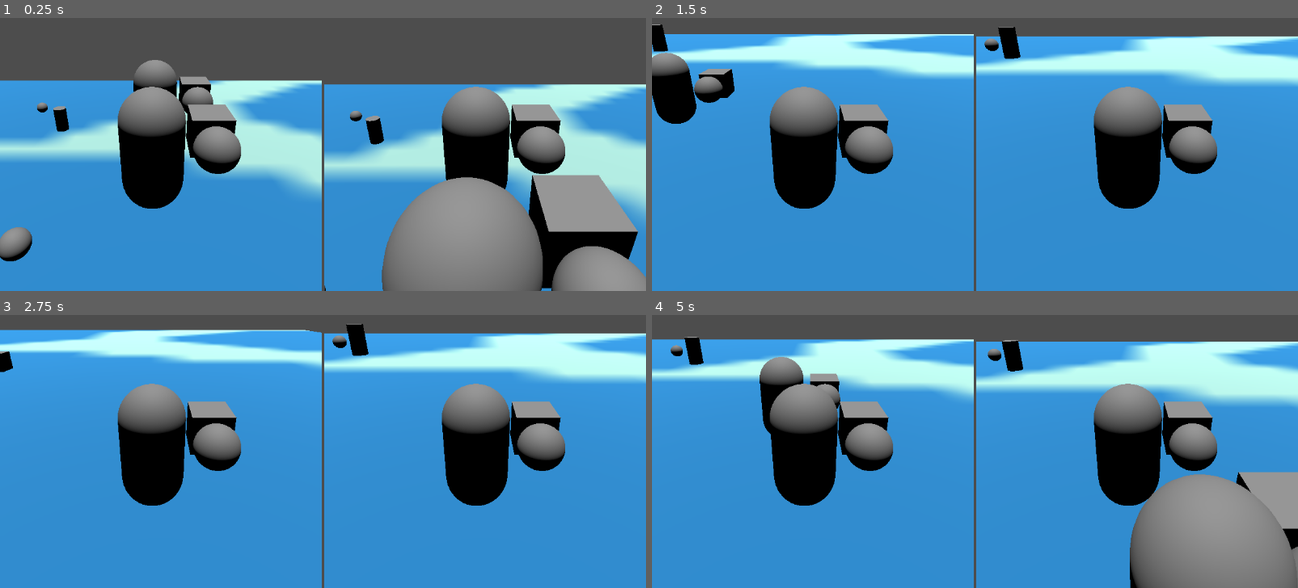
Above: before the commit, frames 1-4 (two rows, left to right).
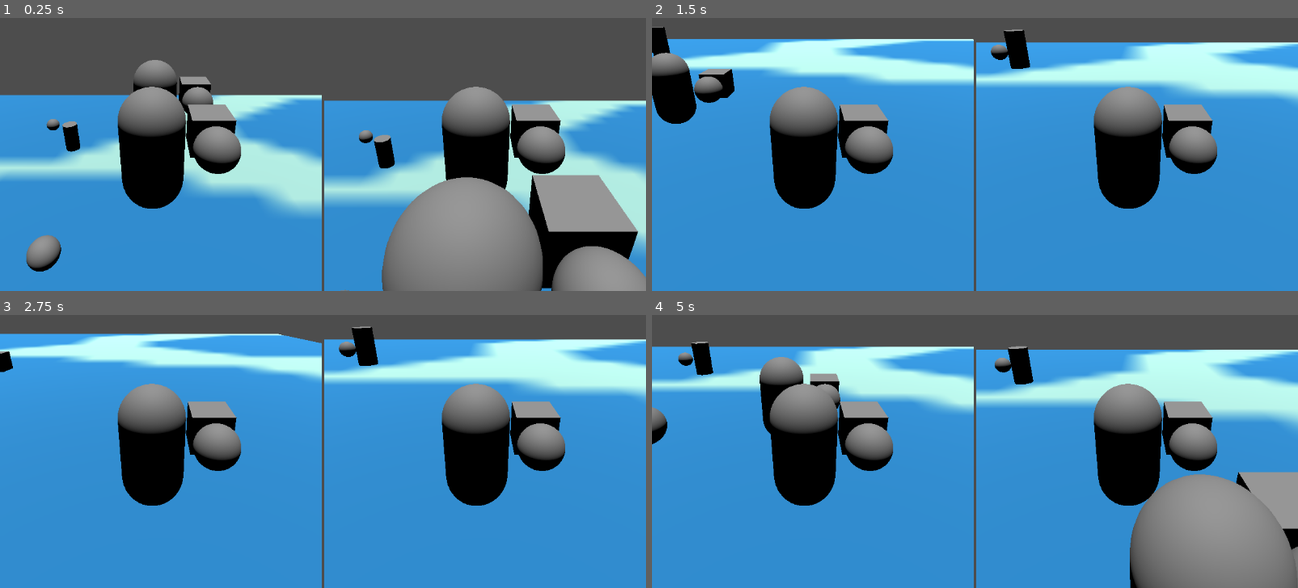
Above: after the commit, the same moments.

Repository: arry424/Chaunch
Game: Godot game, scene res://scenes/main.tscn
The game is run twice, just before and just after one commit, with the same random seed, the same clock (stepped at 60 frames per second) and the same inputs.
Inputs (mouse positions are in pixels of both pictures, inside the frame that each line leads up to):
- Up to frame 1 (0.25 s): no input
- Up to frame 2 (1.5 s): move the mouse to (1117, 91) at 0.52 s; hold D (move_right) 0.53-1.28 s; tap R (throw) at 0.6 s; tap Space (jump) at 0.77 s; move the mouse to (845, 127) at 1.27 s; hold S (move_back) from 1.28 s (still down); tap E (pick_up) at 1.35 s
- Up to frame 3 (2.75 s): tap Space (jump) at 1.52 s; tap R (throw) at 1.55, 2.3 s; move the mouse to (387, 325) at 2.02 s; release S (move_back) at 2.03 s; hold D (move_right) from 2.03 s (still down); tap Shift (sprint) at 2.1 s
- Up to frame 4 (5 s): move the mouse to (942, 478) at 2.77 s; release D (move_right) at 2.78 s; hold W (move_forward) 2.78-3.53 s; tap R (throw) at 2.85, 3.6, 4.55 s; tap Space (jump) at 3.02, 3.77, 4.52 s; move the mouse to (1168, 462) at 3.52 s; hold A (move_left) from 3.53 s (still down); move the mouse to (781, 353) at 4.27 s; tap E (pick_up) at 4.35 s

The runs differ from the first frame. In frame 1, 21% of the frame differs, in the area x 0-100%, y 22-100%; in frame 2, 12%; in frame 3, 11%; in frame 4, 14%.

Commit message:
world boundary

Diff:
--- a/code/chain.gd
+++ b/code/chain.gd
@@ -40,7 +40,7 @@
 		var direction_vector = ray.get_target_position()
 		#direction_vector = direction_vector.normalized()  # Normalize for unit length
 		print(direction_vector)
-		last_held_object.set_axis_velocity(Vector3(direction_vector.x * 1.5, 2, direction_vector.z * 1.5))
+		last_held_object.set_axis_velocity(Vector3(direction_vector.x * 3, 2, direction_vector.z * 3))
 		canPickUp = true
 
 
--- a/code/main.gd
+++ b/code/main.gd
@@ -16,8 +16,8 @@
 func _ready():
 	var throwable = rock_scn.instantiate()
 	for i in range(10):
-		var x = rng.randf_range(-30, 30)
-		var z_range = pow(900.0 - x**2, 0.5)
+		var x = rng.randf_range(-23, 23)
+		var z_range = pow(23**2 - x**2, 0.5)
 		var z = rng.randf_range(-z_range, z_range)
 		if i < 2:
 			throwable = tree_scn.instantiate()
--- a/code/player.gd
+++ b/code/player.gd
@@ -78,4 +78,4 @@
 		is_sprinting = false
 
 	#_rotate_camera(delta)
-	rotation.y -= Input.get_axis(rotate_left, rotate_right) * 0.5
+	rotation.y -= Input.get_axis(rotate_left, rotate_right) * 0.1
--- a/project.godot
+++ b/project.godot
@@ -20,26 +20,31 @@
 move_forward={
 "deadzone": 0.5,
 "events": [Object(InputEventKey,"resource_local_to_scene":false,"resource_name":"","device":-1,"window_id":0,"alt_pressed":false,"shift_pressed":false,"ctrl_pressed":false,"meta_pressed":false,"pressed":false,"keycode":0,"physical_keycode":87,"key_label":0,"unicode":119,"echo":false,"script":null)
+, null, Object(InputEventJoypadMotion,"resource_local_to_scene":false,"resource_name":"","device":0,"axis":1,"axis_value":-1.0,"script":null)
 ]
 }
 move_back={
 "deadzone": 0.5,
 "events": [Object(InputEventKey,"resource_local_to_scene":false,"resource_name":"","device":-1,"window_id":0,"alt_pressed":false,"shift_pressed":false,"ctrl_pressed":false,"meta_pressed":false,"pressed":false,"keycode":0,"physical_keycode":83,"key_label":0,"unicode":115,"echo":false,"script":null)
+, Object(InputEventJoypadMotion,"resource_local_to_scene":false,"resource_name":"","device":0,"axis":1,"axis_value":1.0,"script":null)
 ]
 }
 move_left={
 "deadzone": 0.5,
 "events": [Object(InputEventKey,"resource_local_to_scene":false,"resource_name":"","device":-1,"window_id":0,"alt_pressed":false,"shift_pressed":false,"ctrl_pressed":false,"meta_pressed":false,"pressed":false,"keycode":0,"physical_keycode":65,"key_label":0,"unicode":97,"echo":false,"script":null)
+, Object(InputEventJoypadMotion,"resource_local_to_scene":false,"resource_name":"","device":0,"axis":0,"axis_value":-1.0,"script":null)
 ]
 }
 move_right={
 "deadzone": 0.5,
 "events": [Object(InputEventKey,"resource_local_to_scene":false,"resource_name":"","device":-1,"window_id":0,"alt_pressed":false,"shift_pressed":false,"ctrl_pressed":false,"meta_pressed":false,"pressed":false,"keycode":0,"physical_keycode":68,"key_label":0,"unicode":100,"echo":false,"script":null)
+, Object(InputEventJoypadMotion,"resource_local_to_scene":false,"resource_name":"","device":0,"axis":0,"axis_value":1.0,"script":null)
 ]
 }
 jump={
 "deadzone": 0.5,
 "events": [Object(InputEventKey,"resource_local_to_scene":false,"resource_name":"","device":-1,"window_id":0,"alt_pressed":false,"shift_pressed":false,"ctrl_pressed":false,"meta_pressed":false,"pressed":false,"keycode":0,"physical_keycode":32,"key_label":0,"unicode":32,"echo":false,"script":null)
+, Object(InputEventJoypadButton,"resource_local_to_scene":false,"resource_name":"","device":0,"button_index":0,"pressure":0.0,"pressed":true,"script":null)
 ]
 }
 crouch={
@@ -50,66 +55,49 @@
 sprint={
 "deadzone": 0.5,
 "events": [Object(InputEventKey,"resource_local_to_scene":false,"resource_name":"","device":0,"window_id":0,"alt_presse …(181 unchanged characters)…
+, Object(InputEventJoypadButton,"resource_local_to_scene":false,"resource_name":"","device":0,"button_index":1,"pressure":0.0,"pressed":true,"script":null)
 ]
 }
 pick_up={
 "deadzone": 0.5,
 "events": [Object(InputEventKey,"resource_local_to_scene":false,"resource_name":"","device":-1,"window_id":0,"alt_pressed":false,"shift_pressed":false,"ctrl_pressed":false,"meta_pressed":false,"pressed":false,"keycode":0,"physical_keycode":69,"key_label":0,"unicode":101,"echo":false,"script":null)
+, Object(InputEventJoypadButton,"resource_local_to_scene":false,"resource_name":"","device":0,"button_index":9,"pressure":0.0,"pressed":true,"script":null)
 ]
 }
 throw={
 "deadzone": 0.5,
 "events": [Object(InputEventKey,"resource_local_to_scene":false,"resource_name":"","device":-1,"window_id":0,"alt_pressed":false,"shift_pressed":false,"ctrl_pressed":false,"meta_pressed":false,"pressed":false,"keycode":0,"physical_keycode":82,"key_label":0,"unicode":114,"echo":false,"script":null)
+, Object(InputEventJoypadButton,"resource_local_to_scene":false,"resource_name":"","device":0,"button_index":10,"pressure":0.0,"pressed":true,"script":null)
 ]
-}
-look_left={
-"deadzone": 0.5,
-"events": []
-}
-look_right={
-"deadzone": 0.5,
-"events": []
-}
-look_up={
-"deadzone": 0.5,
-"events": []
-}
-look_down={
-"deadzone": 0.5,
-"events": []
-}
-test={
-"deadzone": 0.5,
-"events": []
 }
 move_forward_2={
 "deadzone": 0.5,
 "events": [Object(InputEventKey,"resource_local_to_scene":false,"resource_name":"","device":-1,"window_id":0,"alt_pressed":false,"shift_pressed":false,"ctrl_pressed":false,"meta_pressed":false,"pressed":false,"keycode":0,"physical_keycode":73,"key_label":0,"unicode":105,"echo":false,"script":null)
-, Object(InputEventJoypadMotion,"resource_local_to_scene":false,"resource_name":"","device":-1,"axis":1,"axis_value":-1.0,"script":null)
+, Object(InputEventJoypadMotion,"resource_local_to_scene":false,"resource_name":"","device":1,"axis":1,"axis_value":-1.0,"script":null)
 ]
 }
 move_back_2={
 "deadzone": 0.5,
 "events": [Object(InputEventKey,"resource_local_to_scene":false,"resource_name":"","device":-1,"window_id":0,"alt_pressed":false,"shift_pressed":false,"ctrl_pressed":false,"meta_pressed":false,"pressed":false,"keycode":0,"physical_keycode":75,"key_label":0,"unicode":107,"echo":false,"script":null)
-, Object(InputEventJoypadMotion,"resource_local_to_scene":false,"resource_name":"","device":-1,"axis":1,"axis_value":1.0,"script":null)
+, Object(InputEventJoypadMotion,"resource_local_to_scene":false,"resource_name":"","device":1,"axis":1,"axis_value":1.0,"script":null)
 ]
 }
 move_left_2={
 "deadzone": 0.5,
 "events": [Object(InputEventKey,"resource_local_to_scene":false,"resource_name":"","device":-1,"window_id":0,"alt_pressed":false,"shift_pressed":false,"ctrl_pressed":false,"meta_pressed":false,"pressed":false,"keycode":0,"physical_keycode":74,"key_label":0,"unicode":106,"echo":false,"script":null)
-, Object(InputEventJoypadMotion,"resource_local_to_scene":false,"resource_name":"","device":-1,"axis":0,"axis_value":-1.0,"script":null)
+, Object(InputEventJoypadMotion,"resource_local_to_scene":false,"resource_name":"","device":1,"axis":0,"axis_value":-1.0,"script":null)
 ]
 }
 move_right_2={
 "deadzone": 0.5,
 "events": [Object(InputEventKey,"resource_local_to_scene":false,"resource_name":"","device":-1,"window_id":0,"alt_pressed":false,"shift_pressed":false,"ctrl_pressed":false,"meta_pressed":false,"pressed":false,"keycode":0,"physical_keycode":76,"key_label":0,"unicode":108,"echo":false,"script":null)
-, Object(InputEventJoypadMotion,"resource_local_to_scene":false,"resource_name":"","device":-1,"axis":0,"axis_value":1.0,"script":null)
+, Object(InputEventJoypadMotion,"resource_local_to_scene":false,"resource_name":"","device":1,"axis":0,"axis_value":1.0,"script":null)
 ]
 }
 jump_2={
 "deadzone": 0.5,
 "events": [Object(InputEventKey,"resource_local_to_scene":false,"resource_name":"","device":-1,"window_id":0,"alt_pressed":false,"shift_pressed":false,"ctrl_pressed":false,"meta_pressed":false,"pressed":false,"keycode":0,"physical_keycode":32,"key_label":0,"unicode":32,"echo":false,"script":null)
-, Object(InputEventJoypadButton,"resource_local_to_scene":false,"resource_name":"","device":-1,"button_index":0,"pressure":0.0,"pressed":true,"script":null)
+, Object(InputEventJoypadButton,"resource_local_to_scene":false,"resource_name":"","device":1,"button_index":0,"pressure":0.0,"pressed":true,"script":null)
 ]
 }
 crouch_2={
@@ -119,38 +107,40 @@
 sprint_2={
 "deadzone": 0.5,
 "events": [Object(InputEventKey,"resource_local_to_scene":false,"resource_name":"","device":-1,"window_id":0,"alt_press …(182 unchanged characters)…
-, Object(InputEventJoypadButton,"resource_local_to_scene":false,"resource_name":"","device":-1,"button_index":1,"pressure":0.0,"pressed":true,"script":null)
+, Object(InputEventJoypadButton,"resource_local_to_scene":false,"resource_name":"","device":1,"button_index":1,"pressure":0.0,"pressed":true,"script":null)
 ]
 }
 pick_up_2={
 "deadzone": 0.5,
 "events": [Object(InputEventKey,"resource_local_to_scene":false,"resource_name":"","device":-1,"window_id":0,"alt_pressed":false,"shift_pressed":false,"ctrl_pressed":false,"meta_pressed":false,"pressed":false,"keycode":0,"physical_keycode":85,"key_label":0,"unicode":117,"echo":false,"script":null)
-, Object(InputEventJoypadButton,"resource_local_to_scene":false,"resource_name":"","device":-1,"button_index":9,"pressure":0.0,"pressed":true,"script":null)
+, Object(InputEventJoypadButton,"resource_local_to_scene":false,"resource_name":"","device":1,"button_index":9,"pressure":0.0,"pressed":true,"script":null)
 ]
 }
 throw_2={
 "deadzone": 0.5,
 "events": [Object(InputEventKey,"resource_local_to_scene":false,"resource_name":"","device":-1,"window_id":0,"alt_pressed":false,"shift_pressed":false,"ctrl_pressed":false,"meta_pressed":false,"pressed":false,"keycode":0,"physical_keycode":89,"key_label":0,"unicode":121,"echo":false,"script":null)
-, Object(InputEventJoypadButton,"resource_local_to_scene":false,"resource_name":"","device":-1,"button_index":10,"pressure":0.0,"pressed":true,"script":null)
+, Object(InputEventJoypadButton,"resource_local_to_scene":false,"resource_name":"","device":1,"button_index":10,"pressure":0.0,"pressed":true,"script":null)
 ]
 }
 rotate_right_2={
 "deadzone": 0.5,
-"events": [Object(InputEventJoypadMotion,"resource_local_to_scene":false,"resource_name":"","device":-1,"axis":2,"axis_value":1.0,"script":null)
+"events": [Object(InputEventJoypadMotion,"resource_local_to_scene":false,"resource_name":"","device":1,"axis":2,"axis_value":1.0,"script":null)
 ]
 }
 rotate_left_2={
 "deadzone": 0.5,
-"events": [Object(InputEventJoypadMotion,"resource_local_to_scene":false,"resource_name":"","device":-1,"axis":2,"axis_value":-1.0,"script":null)
+"events": [Object(InputEventJoypadMotion,"resource_local_to_scene":false,"resource_name":"","device":1,"axis":2,"axis_value":-1.0,"script":null)
 ]
 }
 rotate_left={
 "deadzone": 0.5,
-"events": []
+"events": [Object(InputEventJoypadMotion,"resource_local_to_scene":false,"resource_name":"","device":0,"axis":2,"axis_value":-1.0,"script":null)
+]
 }
 rotate_right={
 "deadzone": 0.5,
-"events": []
+"events": [Object(InputEventJoypadMotion,"resource_local_to_scene":false,"resource_name":"","device":0,"axis":2,"axis_value":1.0,"script":null)
+]
 }
 
 [layer_names]
--- a/scenes/environment.tscn
+++ b/scenes/environment.tscn
@@ -1,16 +1,22 @@
-[gd_scene load_steps=5 format=3 uid="uid://c8vgypldjsf7i"]
+[gd_scene load_steps=7 format=3 uid="uid://c8vgypldjsf7i"]
 
 [ext_resource type="Texture2D" uid="uid://cclpgoi40qr4i" path="res://assets/LNO_assets_textures/textures/water-texure.png" id="1_2fu1g"]
 
 [sub_resource type="BoxShape3D" id="BoxShape3D_oiiq8"]
-size = Vector3(60, 2, 60)
+size = Vector3(46, 2, 46)
 
 [sub_resource type="StandardMaterial3D" id="StandardMaterial3D_y3tdp"]
 albedo_texture = ExtResource("1_2fu1g")
 
 [sub_resource type="BoxMesh" id="BoxMesh_g8576"]
 material = SubResource("StandardMaterial3D_y3tdp")
-size = Vector3(60, 2, 60)
+size = Vector3(46, 2, 46)
+
+[sub_resource type="BoxShape3D" id="BoxShape3D_n3foi"]
+size = Vector3(1, 9.74609, 8.21106)
+
+[sub_resource type="BoxShape3D" id="BoxShape3D_akmdh"]
+size = Vector3(0.674316, 10.1515, 8.85577)
 
 [node name="Ground" type="StaticBody3D"]
 transform = Transform3D(1, 0, 0, 0, 1, 0, 0, 0, 1, 2.08165e-12, -1, 2.08165e-12)
@@ -22,3 +28,19 @@
 
 [node name="MeshInstance3D" type="MeshInstance3D" parent="."]
 mesh = SubResource("BoxMesh_g8576")
+
+[node name="CollisionShape3D2" type="CollisionShape3D" parent="."]
+transform = Transform3D(7.56, 0, 0, 0, 7.56, 0, 0, 0, 7.56, -26.2891, 33.0602, 0.675989)
+shape = SubResource("BoxShape3D_n3foi")
+
+[node name="CollisionShape3D3" type="CollisionShape3D" parent="."]
+transform = Transform3D(7.56, 0, 0, 0, 7.56, 0, 0, 0, 7.56, 25.0538, 34.9068, 0.32346)
+shape = SubResource("BoxShape3D_akmdh")
+
+[node name="CollisionShape3D4" type="CollisionShape3D" parent="."]
+transform = Transform3D(-3.30458e-07, 0, 7.56, 0, 7.56, 0, -7.56, 0, -3.30458e-07, -1.10168, 33.7766, -25.0589)
+shape = SubResource("BoxShape3D_akmdh")
+
+[node name="CollisionShape3D5" type="CollisionShape3D" parent="."]
+transform = Transform3D(-3.30458e-07, 0, 7.56, 0, 7.56, 0, -7.56, 0, -3.30458e-07, -1.10168, 34.5926, 25.5289)
+shape = SubResource("BoxShape3D_akmdh")
